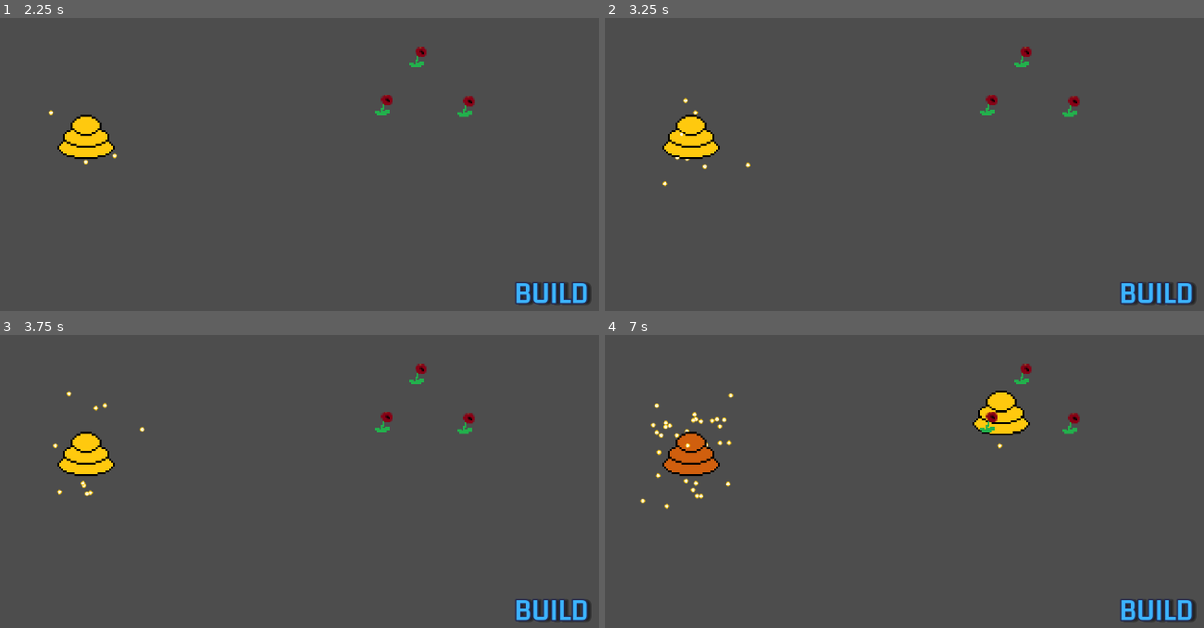
Above: before the commit, frames 1-4 (two rows, left to right).
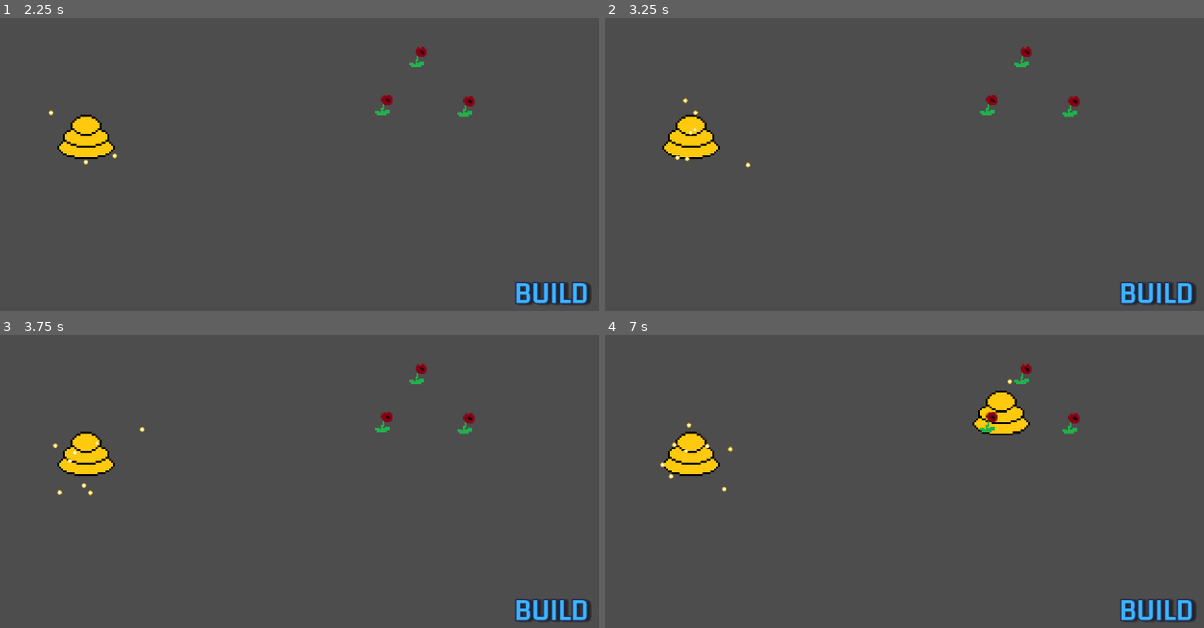
Above: after the commit, the same moments.

Repository: MountainBean/BeeSimple
Game: Godot game, scene res://game_scene/game_scene.tscn
Same seed, same stepped clock (60 frames per second), same inputs: the game is played once before the commit and once after it.
Inputs (mouse positions are in pixels of both pictures, inside the frame that each line leads up to):
- Up to frame 1 (2.25 s): tap Enter at 0.5, 2 s; move the mouse to (395, 97) at 0.52 s; press the mouse at (395, 97) at 0.53 s; tap B (BuildMode) at 0.6 s; tap Space at 1.25 s; move the mouse to (83, 138) at 1.27 s; release the mouse at (83, 138) at 1.28 s; click (83, 138) at 1.35 s; right-click (83, 138) at 1.55 s; move the mouse to (83, 138) at 2.02 s; hold Right mouse button (RightClick) from 2.03 s (still down); click (83, 138) at 2.17 s
- Up to frame 2 (3.25 s): tap H (SendHome) at 2.3, 2.85 s; tap Space at 2.75 s; release Right mouse button (RightClick) at 2.78 s; click (688, 138) at 2.92 s; tap B (BuildMode) at 3.05 s
- Up to frame 3 (3.75 s): press the mouse at (83, 455) at 3.53 s; tap B (BuildMode) at 3.6 s
- Up to frame 4 (7 s): tap Escape (Esc, bound only after the commit) at 4.15 s; release the mouse at (688, 455) at 4.28 s; click (688, 455) at 4.35 s; right-click (688, 455) at 4.55 s; hold Right mouse button (RightClick) 5.03-5.78 s; click (688, 455) at 5.17 s; tap H (SendHome) at 5.3, 6.6 s; tap S (SelectMode) at 5.85 s; click (688, 455) at 5.92 s; tap B (BuildMode) at 6.05 s; move the mouse to (1000, 414) at 6.52 s; press the mouse at (1000, 414) at 6.53 s

Frame 1 is identical in both runs. In frame 2, less than 0.1% of the frame differs, in the area x 9-18%, y 27-58%; in frame 3, less than 0.1%; in frame 4, 1.3%, in the area x 5-69%, y 14-60%.

Commit message:
can now select hives and reassign bees to live at a different hive. Bees are still children of their origin hive.

Diff:
--- a/bee_base/bee_base.gd
+++ b/bee_base/bee_base.gd
@@ -15,8 +15,9 @@
 var _home_point: Vector2 = Vector2.ZERO
 var _direction: Vector2 = Vector2.ZERO
 var _vel: Vector2 = Vector2.ZERO
-var marker1: Sprite2D
-var origin_hive: hive_base
+var _origin_hive: hive_base
+var _cur_hive: hive_base
+var _selected: bool = false
 
 # Called when the node enters the scene tree for the first time.
 func _ready():
@@ -36,6 +37,9 @@
 
 	bee_body.global_position += _vel
 
+func _get_class_name() -> String:
+	return "bee_base"
+
 func update_label() -> void:
 	label.text = "%.1f, %.1f\nvel: %.1f" % [bee_body.global_position.x, bee_body.global_position.y, _vel.length()]
 
@@ -54,16 +58,28 @@
 	_vel = _vel + jitter_dir * flight_jitter
 
 func on_select() -> void:
-	sprite_2d.self_modulate("ff9193")
+	sprite_2d.self_modulate = Color("ff9193")
+	_selected = true
+	print("bee selected: %s" %str(self))
+
+func on_deselect() -> void:
+	sprite_2d.self_modulate = Color("ffffff")
+	_selected = false
 
 func set_home(point: Vector2) -> void:
 	_home_point = point
 
-func set_hive(hive: hive_base) -> void:
-	origin_hive = hive
+func set_origin_hive(hive: hive_base) -> void:
+	_origin_hive = hive
 
-func get_hive() -> hive_base:
-	return origin_hive
+func set_cur_hive(hive: hive_base) -> void:
+	_cur_hive = hive
+
+func get_origin_hive() -> hive_base:
+	return _origin_hive
+
+func get_cur_hive() -> hive_base:
+	return _cur_hive
 
 func _on_jitter_timer_timeout():
 	add_jitter()
--- a/bee_base/bee_base.tscn
+++ b/bee_base/bee_base.tscn
@@ -10,6 +10,8 @@
 script = ExtResource("1_81erx")
 
 [node name="BeeBody" type="RigidBody2D" parent="."]
+collision_layer = 2
+collision_mask = 2
 gravity_scale = 0.0
 
 [node name="Sprite2D" type="Sprite2D" parent="BeeBody"]
--- a/game_scene/game_scene.gd
+++ b/game_scene/game_scene.gd
@@ -16,22 +16,36 @@
 # Called every frame. 'delta' is the elapsed time since the previous frame.
 func _process(delta):
 	calculate_cursor_mode()
-
 	match GameManager.get_cursor_mode():
 		GameManager.CURSOR_MODE.BUILD:
 			if Input.is_action_just_pressed("MouseClick"):
+				for hive in hives.get_children():
+					var hive_radius: float = hive.collision_shape_2d.get_shape().get_radius()
+					var mouse_offset: Vector2 = hive.global_position - get_viewport().get_mouse_position()
+					if mouse_offset.length() < hive_radius:
+						print("already got a hive here...")
+						return
 				hive_at_mouse(get_viewport().get_mouse_position())
 		GameManager.CURSOR_MODE.SELECT:
-			if Input.is_action_pressed("RightClick"):
-				var bee_list: Array
-				for hive in hives.get_children(true):
-					for bee in hive.get_bees():
-						bee.set_home(get_viewport().get_mouse_position())
+			if Input.is_action_just_pressed("RightClick"):
+				for hive in hives.get_children():
+					var hive_radius: float = hive.collision_shape_2d.get_shape().get_radius()
+					var mouse_offset: Vector2 = hive.global_position - get_viewport().get_mouse_position()
+					if mouse_offset.length() < hive_radius:
+						print("assigning bees -> %s" % str(hive))
+						for bee in GameManager._selected_bees:
+							bee.set_cur_hive(hive)
+							bee.set_home(hive.global_position)
+						return
+				for bee in GameManager._selected_bees:
+					bee.set_home(get_viewport().get_mouse_position())
 
 	if Input.is_action_just_pressed("SendHome"):
 		for hive in hives.get_children(true):
 			for bee in hive.get_bees():
-				bee.set_home(bee.get_hive().global_position)
+				bee.set_home(bee.get_origin_hive().global_position)
+	if Input.is_action_just_pressed("Esc"):
+		SignalManager.on_deselect_all.emit()
 
 
 func hive_at_mouse(pos: Vector2) -> void:
@@ -39,8 +53,10 @@
 	hive.global_position = pos
 	hives.add_child(hive)
 
+
 func calculate_cursor_mode() -> void:
 	if Input.is_action_just_pressed("BuildMode") == true:
+		SignalManager.on_deselect_all.emit()
 		GameManager.set_cursor_mode(GameManager.CURSOR_MODE.BUILD)
 	if Input.is_action_just_pressed("SelectMode") == true:
 		GameManager.set_cursor_mode(GameManager.CURSOR_MODE.SELECT)
--- a/hive_base/hive_base.gd
+++ b/hive_base/hive_base.gd
@@ -25,26 +25,43 @@
 func _process(delta):
 	pass
 
+func _get_class_name() -> String:
+	return "hive_base"
+
 func new_hive_bee() -> void:
-	if bees.get_children().size() < population_cap:
-		var bee = BEE_BASE.instantiate()
-		bee.set_hive(self)
-		bees.add_child(bee)
+	var bee = BEE_BASE.instantiate()
+	bee.set_origin_hive(self)
+	bee.set_cur_hive(self)
+	bees.add_child(bee)
 
-func get_bees() -> Array:
-	return bees.get_children()
+func get_bees() -> Array[bee_base]:
+	var bee_list: Array[bee_base] = []
+	for node in bees.get_children():
+		if node._get_class_name() == "bee_base":
+			bee_list.append(node)
+	return bee_list
 
-func selected() -> void:
+func on_select() -> void:
 	sprite_2d.self_modulate = Color("d079ff")
 	_selected = true
 
-func deselect() -> void:
+func on_deselect() -> void:
 	sprite_2d.self_modulate = Color("ffffff")
 	_selected = false
 
+func select_child_bees(percent: float) -> void:
+	assert(percent >= 0, "Percent must be expressed as a float value between 0 and 1")
+	assert(percent <= 1.0, "Percent must be expressed as a float value between 0 and 1")
+	var bee_list: Array[bee_base] = []
+	var all_bees: Array[bee_base] = get_bees()
+	var grab: int = floori(all_bees.size() * percent)
+	bee_list.append_array(all_bees.slice(0, grab))
+	SignalManager.on_bees_grabbed.emit(bee_list)
+
 func _on_spawn_timer_timeout():
-	new_hive_bee()
+	if bees.get_children().size() < population_cap:
+		new_hive_bee()
 
 func _on_input_event(viewport, event, shape_idx):
 	if event.is_action_pressed("MouseClick") == true:
-		SignalManager.on_hive_select.emit(self)
+		SignalManager.on_hive_click.emit(self)
--- a/hive_base/hive_base.tscn
+++ b/hive_base/hive_base.tscn
@@ -7,6 +7,7 @@
 radius = 37.0
 
 [node name="HiveBase" type="Area2D"]
+collision_mask = 0
 script = ExtResource("1_82r3m")
 
 [node name="Sprite2D" type="Sprite2D" parent="."]
@@ -21,5 +22,4 @@
 shape = SubResource("CircleShape2D_22gnr")
 
 [connection signal="input_event" from="." to="." method="_on_input_event"]
-[connection signal="mouse_entered" from="." to="." method="_on_mouse_entered"]
 [connection signal="timeout" from="SpawnTimer" to="." method="_on_spawn_timer_timeout"]
--- a/project.godot
+++ b/project.godot
@@ -47,6 +47,15 @@
 "events": [Object(InputEventMouseButton,"resource_local_to_scene":false,"resource_name":"","device":-1,"window_id":0,"a …(257 unchanged characters)…
 ]
 }
+Esc={
+"deadzone": 0.5,
+"events": [Object(InputEventKey,"resource_local_to_scene":false,"resource_name":"","device":-1,"window_id":0,"alt_pressed":false,"shift_pressed":false,"ctrl_pressed":false,"meta_pressed":false,"pressed":false,"keycode":0,"physical_keycode":4194305,"key_label":0,"unicode":0,"echo":false,"script":null)
+]
+}
+
+[layer_names]
+
+2d_physics/layer_2="BeeBody"
 
 [rendering]
 
--- a/singletons/game_manager.gd
+++ b/singletons/game_manager.gd
@@ -7,7 +7,9 @@
 var _cm: CURSOR_MODE
 # Called when the node enters the scene tree for the first time.
 func _ready():
-	SignalManager.on_hive_select.connect(on_hive_select)
+	SignalManager.on_hive_click.connect(on_hive_click)
+	SignalManager.on_bees_grabbed.connect(on_bees_grabbed)
+	SignalManager.on_deselect_all.connect(on_deselect_all)
 
 
 # Called every frame. 'delta' is the elapsed time since the previous frame.
@@ -21,25 +23,52 @@
 func add_to_select_bees(bees: Array[bee_base]) -> void:
 	_selected_bees.append_array(bees)
 
-func show_selected_hives() -> void:
+
+func select_hives() -> void:
 	for hive in _selected_hives:
-		hive.selected()
+		hive.on_select()
+		hive.select_child_bees(1.0) # select 100% of the hive's bees
+
+func select_bees() -> void:
+	for bee in _selected_bees:
+		bee.on_select()
+
+func clear_selected_bees() -> void:
+	for bee in _selected_bees:
+		bee.on_deselect()
+	_selected_bees.clear()
+
+func clear_selected_hives() -> void:
+	for hive in _selected_hives:
+		hive.on_deselect()
+	_selected_hives.clear()
 
 func set_cursor_mode(mode_select: CURSOR_MODE) -> void:
 	_cm = mode_select
 	print("Mode: %s" % str(CURSOR_MODE.keys()[_cm]))
 	SignalManager.on_mode_select.emit()
 
-func on_hive_select(hive: hive_base):
+func on_hive_click(hive: hive_base):
+	if _cm == CURSOR_MODE.BUILD:
+		return
 	var hive_list: Array[hive_base] = [hive]
 	if _selected_hives.size() > 0:
 		if _selected_hives[0] == hive:
 			return
 		for old_hive in _selected_hives:
-			old_hive.deselect()
+			old_hive.on_deselect()
 		_selected_hives.clear()
 	add_to_select_hives(hive_list)
-	show_selected_hives()
+	select_hives()
+
+func on_bees_grabbed(bees: Array[bee_base]) -> void:
+	clear_selected_bees()
+	add_to_select_bees(bees)
+	select_bees()
+
+func on_deselect_all() -> void:
+	clear_selected_hives()
+	clear_selected_bees()
 
 func get_cursor_mode() -> CURSOR_MODE:
 	return _cm
--- a/singletons/signal_manager.gd
+++ b/singletons/signal_manager.gd
@@ -1,4 +1,7 @@
 extends Node
 
 signal on_mode_select
-signal on_hive_select(hive: hive_base)
+signal on_hive_click(hive: hive_base)
+signal on_bees_grabbed(bees: Array[bee_base])
+signal on_deselect_all
+signal on_new_hive_bee(hive: hive_base)
